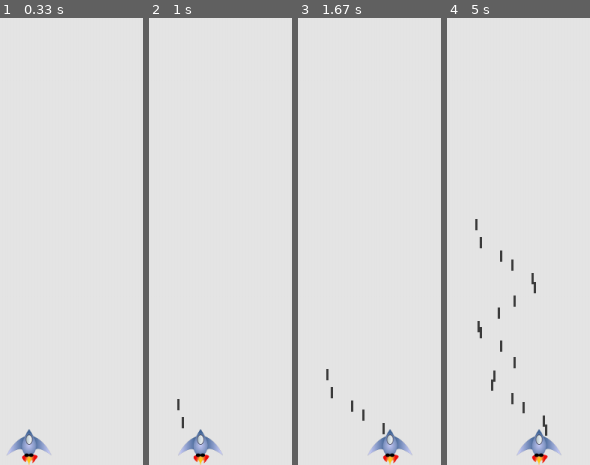
Above: before the commit, frames 1-4 (left to right).
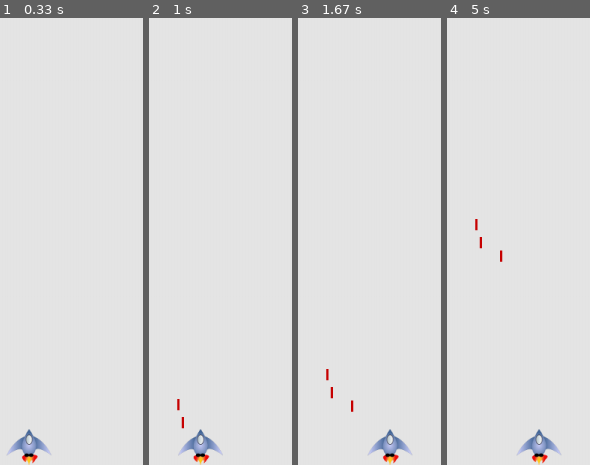
Above: after the commit, the same moments.

Repository: dbren62/alien_invasion_pygame
Game: pygame game, started from alien_invasion.py
The game is run twice, just before and just after one commit, with the same random seed, the same clock (stepped at 60 frames per second) and the same inputs.
Inputs:
- Up to frame 1 (0.33 s): no input
- Up to frame 2 (1 s): tap Space at 0.33, 0.73 s; hold Right from 0.67 s (still down)
- Up to frame 3 (1.67 s): tap Space at 1.03, 1.23, 1.53 s; release Right at 1.13 s; hold Right 1.17-1.63 s
- Up to frame 4 (5 s): hold Left 1.67-2.2 s; tap Space at 1.73, 2.03, 2.3, 2.6, 2.73, 3.03, 3.4, 3.7, 3.9, 4.2, 4.4, 4.7, 4.9 s; hold Left 2.23-2.63 s; hold Right 2.67-3.3 s; hold Left 3.33-3.8 s; hold Right 3.83-4.3 s; hold Right 4.33-4.8 s; hold Left from 4.83 s (still down)

Frame 1 is identical in both runs. In frame 2, 0.1% of the frame differs, in the area x 19-25%, y 85-92%; in frame 3, 0.3%; in frame 4, 1.0%, in the area x 19-71%, y 44-94%.

Commit message:
limit bullets allowed

Diff:
--- a/alien_invasion.py
+++ b/alien_invasion.py
@@ -75,8 +75,9 @@
 
     def _fire_bullet(self):
         """Create a new bullet and add it to the bullets group."""
-        new_bullet = Bullet(self)
-        self.bullets.add(new_bullet)
+        if len(self.bullets) < self.settings.bullets_allowed:
+            new_bullet = Bullet(self)
+            self.bullets.add(new_bullet)
 
 
     def _update_screen(self):
--- a/settings.py
+++ b/settings.py
@@ -15,4 +15,5 @@
         self.bullet_speed = 1.0
         self.bullet_width = 3
         self.bullet_height = 15
-        self.bullet_color = (60,60,60)
+        self.bullet_color = (200,0,0)
+        self.bullets_allowed = 3
